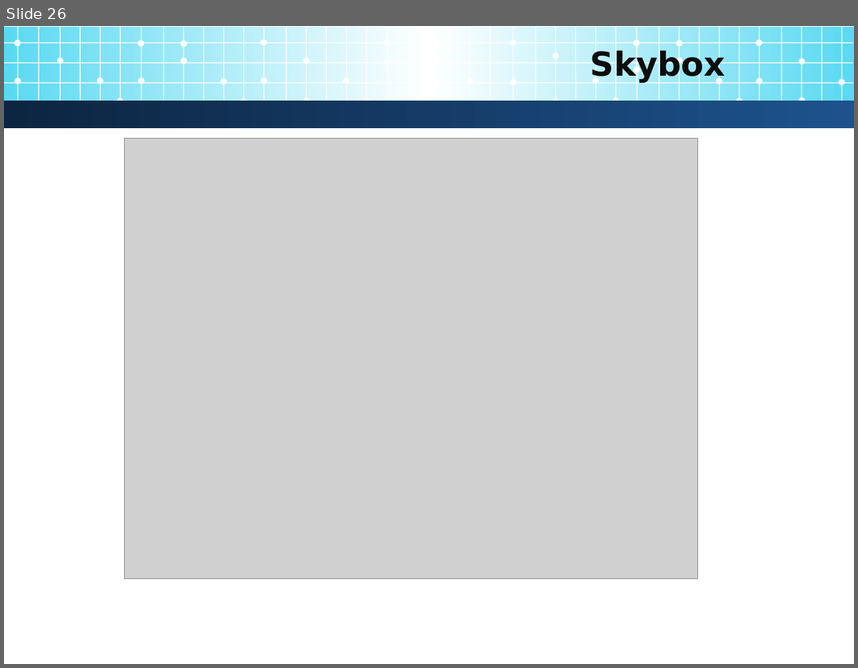
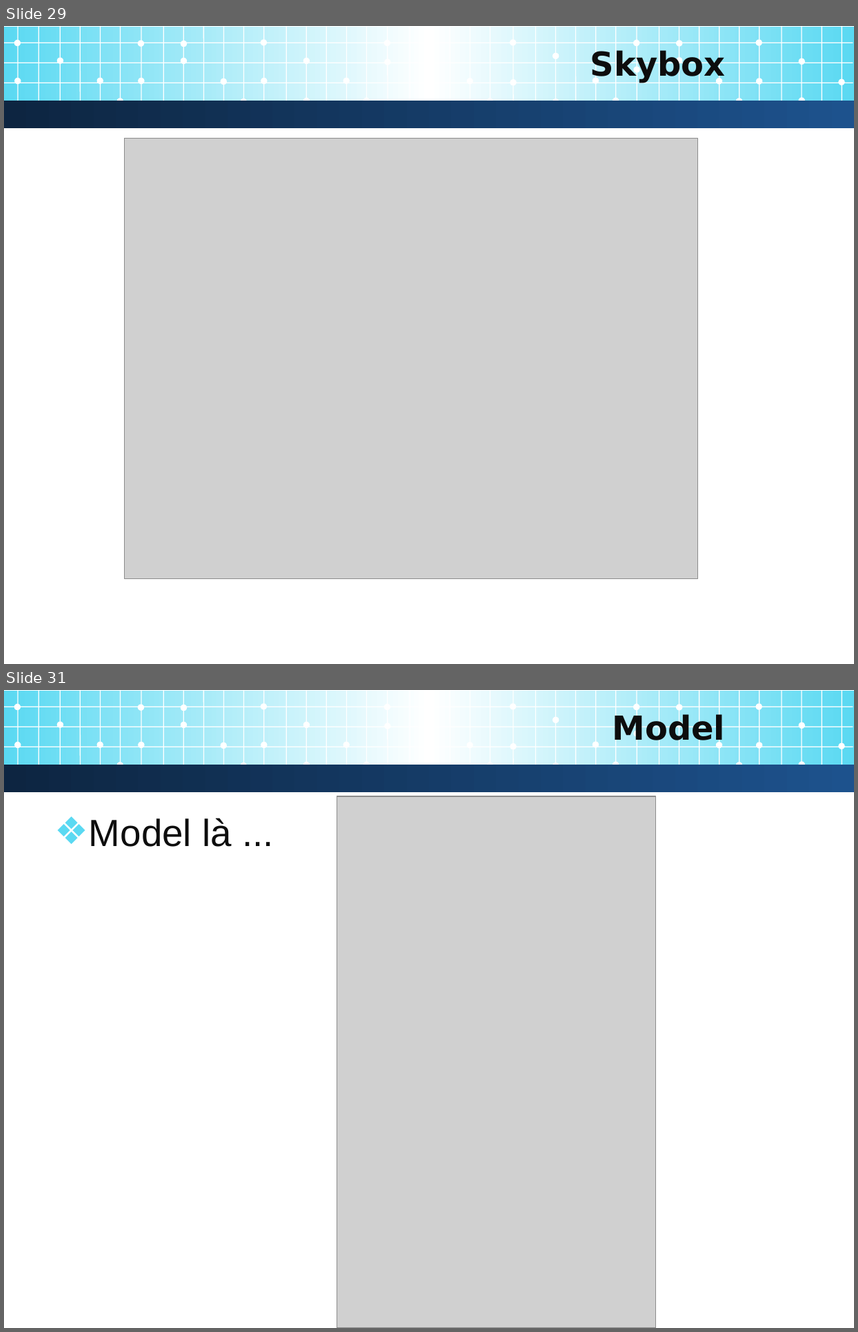
Before and after one commit to jundat/jogl-tank3d, a slide deck: Slide/3D Programming.pptx. Shown one above the other, each under a label of ours: slide 26 before the commit, slides 29 and 31 after it; the slides between them are not shown. The pictures are 858x668 and 858x1332 pixels, drawn with LibreOffice and Linux fonts; fonts in the diff are those of the drawing; grey boxes stand for pictures; background and template pictures are left out. Boxes give left, top, right and bottom in pixels: in the first picture for what was removed or moved away, otherwise in the second. Text is boxed around its words. In the diff, an @@ line names an element or a change of style, - is before the commit and + after.

Commit message:
Đã thêm phần Model vào Slide

```diff
--- a/Slide/3D Programming.pptx
+++ b/Slide/3D Programming.pptx
@@ slide 31 added at [4,690,854,1328], background #FFFFFF; not listed: 88 template elements that a slide beside it also shows @@
@@ title added at [613,713,726,747], 28 pt, text #0D0D0D, bold @@
+Model
@@ picture added at [337,796,656,1328] @@
@@ text added at [89,818,232,847], 32 pt, text #0D0D0D @@
+❖ Model là ...
@@ what was slide 26 is now slide 29 @@
```
Also in this commit, not shown: 3 slides changed, 10 other slides added, 1 slide removed.
